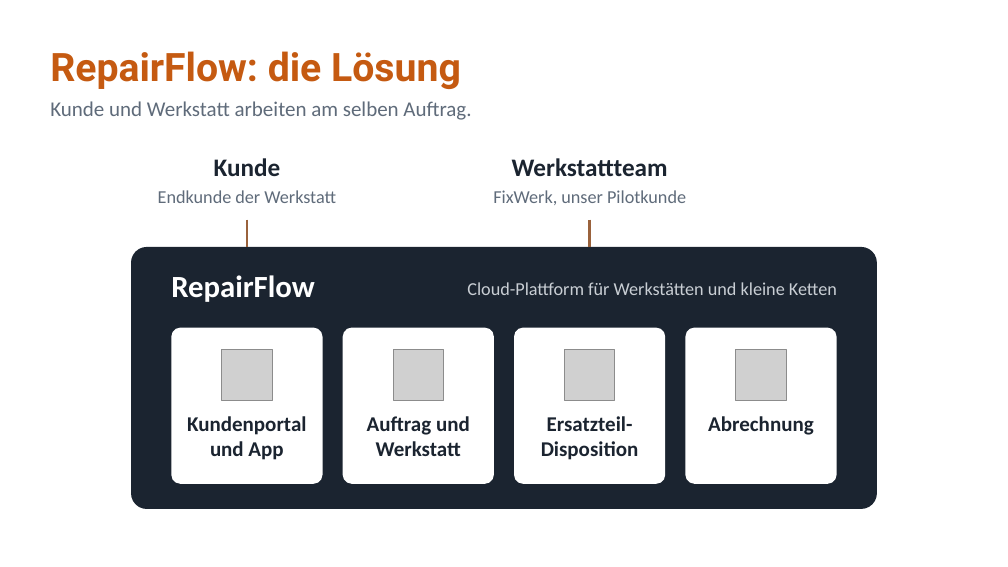
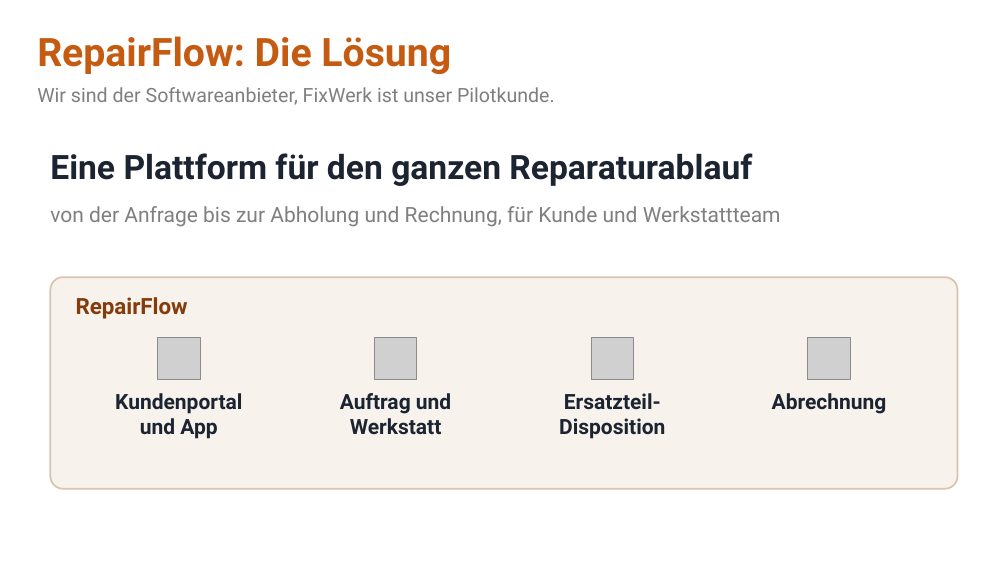
Before and after one commit to jakobschwan123-cmd/casestudy-semester-3, a slide deck: slide 6 of 4_praesentation/Abschlusspraesentation.pptx. Drawn at 1008x567 pixels with LibreOffice and Linux fonts; fonts in the diff are those of the drawing; grey boxes stand for pictures. Boxes give left, top, right and bottom in pixels: in the first picture for what was removed or moved away, otherwise in the second. Text is boxed around its words. In the diff, an @@ line names an element or a change of style, - is before the commit and + after.

```diff
--- a/4_praesentation/Abschlusspraesentation.pptx
+++ b/4_praesentation/Abschlusspraesentation.pptx
@@ text "RepairFlow: Die Lösung" at box(37, 36, 451, 74): vertical alignment middle to top @@
@@ text at box(37, 36, 451, 74): text changed @@
-RepairFlow: die Lösung
+RepairFlow: Die Lösung
@@ text at box(37, 87, 555, 105): text changed; size 15 to 14 pt; font Calibri to Roboto; text colour #5F6B7A to #7F7F7F @@
-Kunde und Werkstatt arbeiten am selben Auftrag.
+Wir sind der Softwareanbieter, FixWerk ist unser Pilotkunde.
@@ text added at box(50, 153, 752, 186), 24 pt, text #1B2430, bold @@
+Eine Plattform für den ganzen Reparaturablauf
@@ text removed at box(214, 158, 281, 176) @@
-Kunde
@@ text removed at box(512, 158, 668, 176) @@
-Werkstattteam
@@ text added at box(50, 206, 781, 227), 15 pt, text #7F7F7F @@
+von der Anfrage bis zur Abholung und Rechnung, für Kunde und Werkstattteam
@@ text removed at box(158, 190, 336, 203) @@
-Endkunde der Werkstatt
@@ text removed at box(493, 190, 686, 205) @@
-FixWerk, unser Pilotkunde
@@ line removed from (247, 220) to (247, 247) @@
@@ line removed from (590, 220) to (590, 247) @@
@@ rounded rectangle: place and size @@
-rounded rectangle at box(131, 247, 877, 509)
+rounded rectangle at box(50, 277, 958, 489)
@@ rounded rectangle at box(50, 277, 958, 489): fill #1B2430 to #F7F2EC; outline none to #D9C4B0 1.25 pt @@
@@ text "RepairFlow": place and size @@
-text "RepairFlow" at box(171, 275, 314, 302)
+text "RepairFlow" at box(76, 297, 188, 319)
@@ text "RepairFlow" at box(76, 297, 188, 319): size 22 to 16 pt, font Calibri to Roboto, text colour #FFFFFF to #843C0C @@
@@ text removed at box(467, 282, 837, 295) @@
-Cloud-Plattform für Werkstätten und kleine Ketten
@@ rounded rectangle removed at box(171, 328, 323, 484) @@
@@ rounded rectangle removed at box(343, 328, 494, 484) @@
@@ rounded rectangle removed at box(514, 328, 665, 484) @@
@@ rounded rectangle removed at box(685, 328, 837, 484) @@
@@ picture: place and size @@
-picture at box(222, 350, 272, 400)
+picture at box(157, 338, 200, 380)
@@ picture added at box(374, 338, 416, 380) @@
@@ picture removed at box(393, 350, 444, 400) @@
@@ picture: place and size @@
-picture at box(564, 350, 615, 400)
+picture at box(592, 338, 634, 380)
@@ picture: place and size @@
-picture at box(736, 350, 786, 400)
+picture at box(808, 338, 851, 380)
@@ text "Kundenportal": place and size @@
-text "Kundenportal" at box(187, 416, 306, 460)
+text "Kundenportal" at box(115, 393, 242, 439)
@@ text "Auftrag und": place and size @@
-text "Auftrag und" at box(367, 416, 470, 456)
+text "Auftrag und" at box(340, 393, 451, 434)
@@ text "Ersatzteil-": place and size @@
-text "Ersatzteil-" at box(541, 416, 639, 460)
+text "Ersatzteil-" at box(559, 393, 665, 439)
@@ font Calibri to Roboto in 4 elements at box(115, 393, 242, 439), box(340, 393, 451, 434), box(559, 393, 665, 439), box(772, 393, 887, 414) @@
@@ text "Abrechnung": place and size @@
-text "Abrechnung" at box(708, 416, 813, 435)
+text "Abrechnung" at box(772, 393, 887, 414)
```
Also in this commit, not shown: 6 other slides changed, 1 other file.
